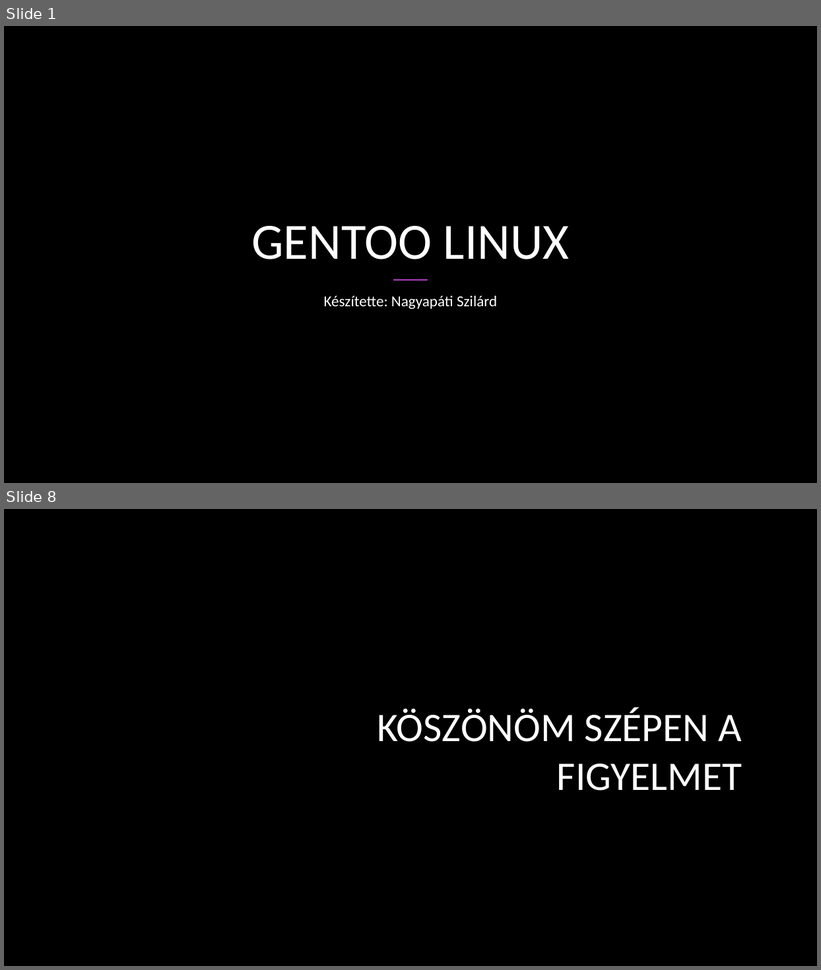
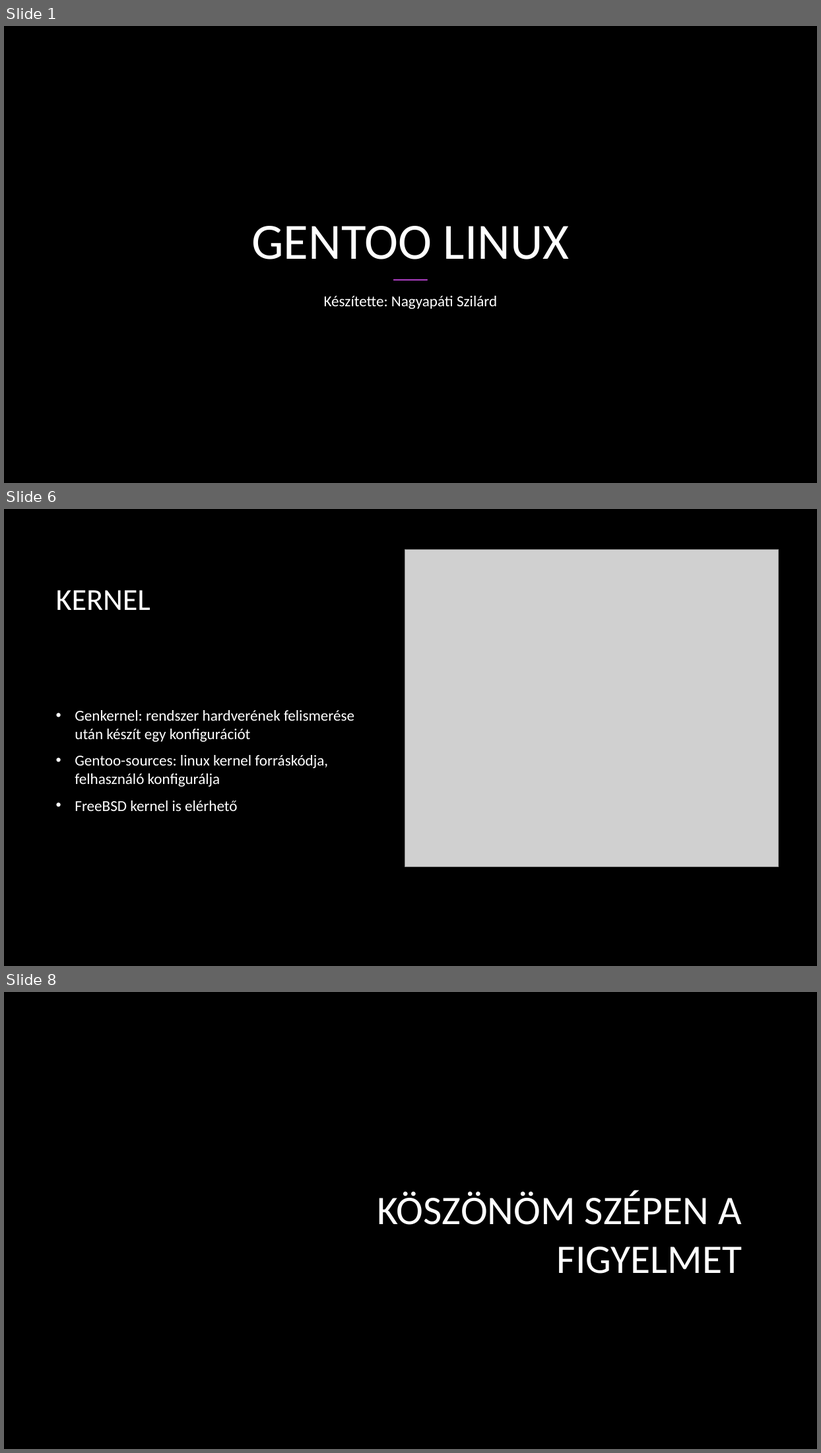
Before and after one commit to n-szilard/ikt-ppt, a slide deck: Gentoo_linux.pptx. Shown one above the other, each under a label of ours: slides 1 and 8 before the commit, slides 1, 6 and 8 after it; the slides between them are not shown. The pictures are 821x970 and 821x1453 pixels, drawn with LibreOffice and Linux fonts; fonts in the diff are those of the drawing; grey boxes stand for pictures; background and template pictures are left out. Boxes give left, top, right and bottom in pixels: in the first picture for what was removed or moved away, otherwise in the second. Text is boxed around its words. In the diff, an @@ line names an element or a change of style, - is before the commit and + after.

```diff
--- a/Gentoo_linux.pptx
+++ b/Gentoo_linux.pptx
@@ slide 6 added at bbox=[4, 509, 817, 966], background picture (left out) @@
@@ picture added at bbox=[405, 550, 779, 867] @@
@@ title added at bbox=[56, 590, 151, 610], 36 pt, text #FFFFFF @@
+KERNEL
@@ text added at bbox=[75, 710, 354, 811], 18 pt, text #FFFFFF @@
+• Genkernel: rendszer hardverének felismerése után készít egy konfigurációt
+• Gentoo-sources: linux kernel forráskódja, felhasználó konfigurálja
+• FreeBSD kernel is elérhető
```
Also in this commit, not shown: 5 slides changed, 1 slide removed.
